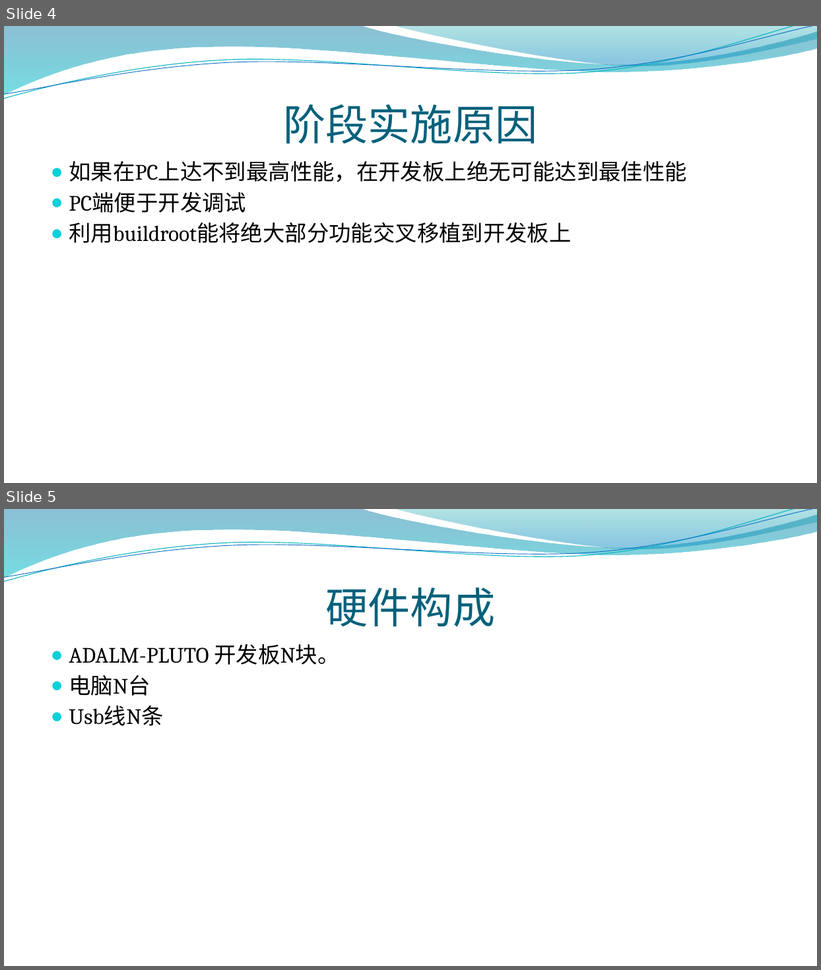
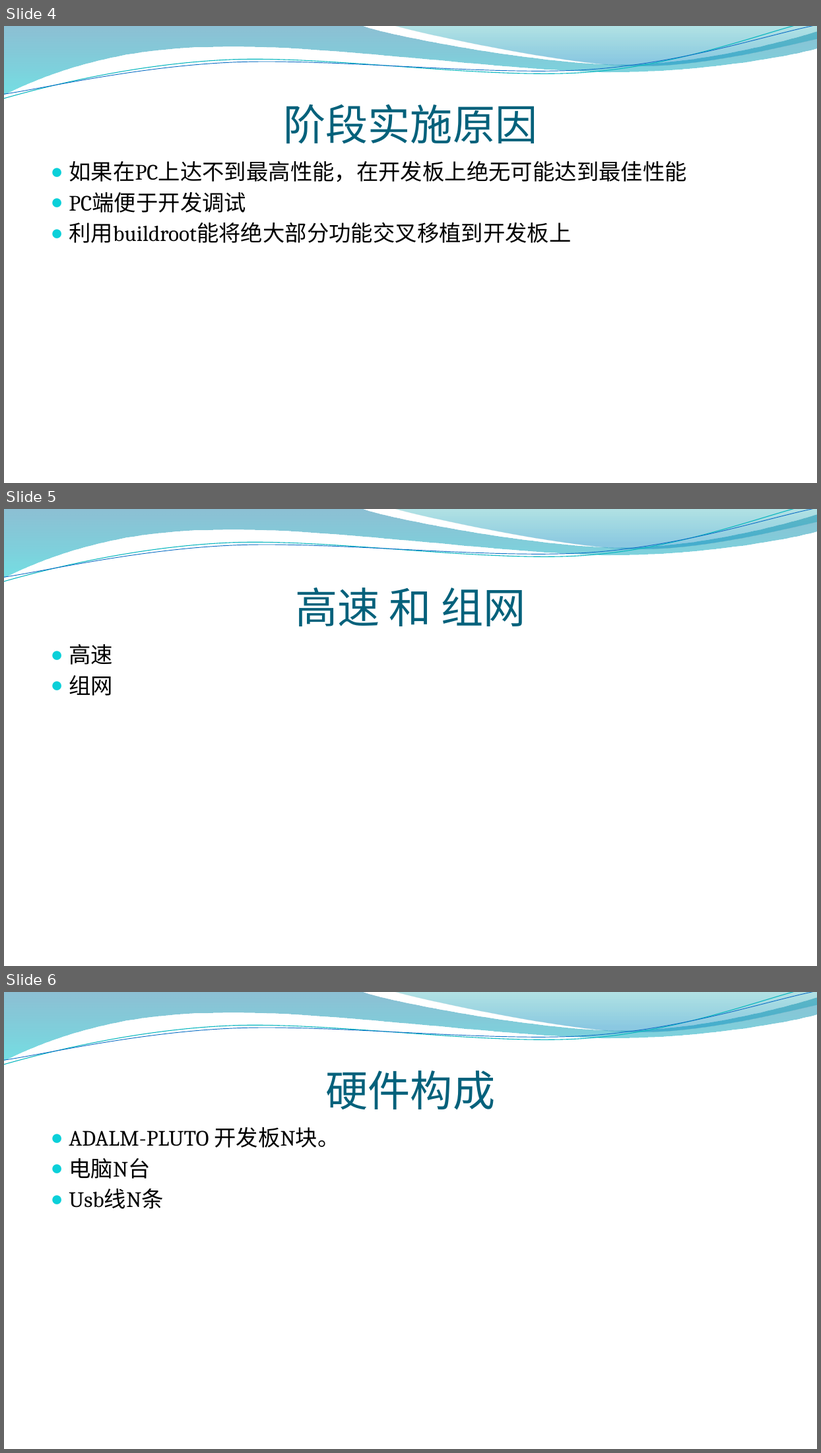
Before and after one commit to houwentaoff/test_gnuradio, a slide deck: doc/高速自组网.pptx. Shown one above the other, each under a label of ours: slides 4 and 5 before the commit, slides 4, 5 and 6 after it. The pictures are 821x970 and 821x1453 pixels, drawn with LibreOffice and Linux fonts; fonts in the diff are those of the drawing; background and template pictures are left out. Boxes give left, top, right and bottom in pixels: in the first picture for what was removed or moved away, otherwise in the second. Text is boxed around its words. In the diff, an @@ line names an element or a change of style, - is before the commit and + after.

```diff
--- a/doc/高速自组网.pptx
+++ b/doc/高速自组网.pptx
@@ slide 5 added at (4,509,817,966), background picture (left out); not listed: 4 template elements that a slide beside it also shows @@
@@ title added at (295,588,525,626), 50 pt, text #04617B @@
+高速 和 组网
@@ text added at (69,644,113,696), 26 pt, text #000000 @@
+● 高速
+● 组网
@@ what was slide 5 is now slide 6 @@
```
Also in this commit, not shown: 4 slides changed, 4 other slides added, 1 other file.
